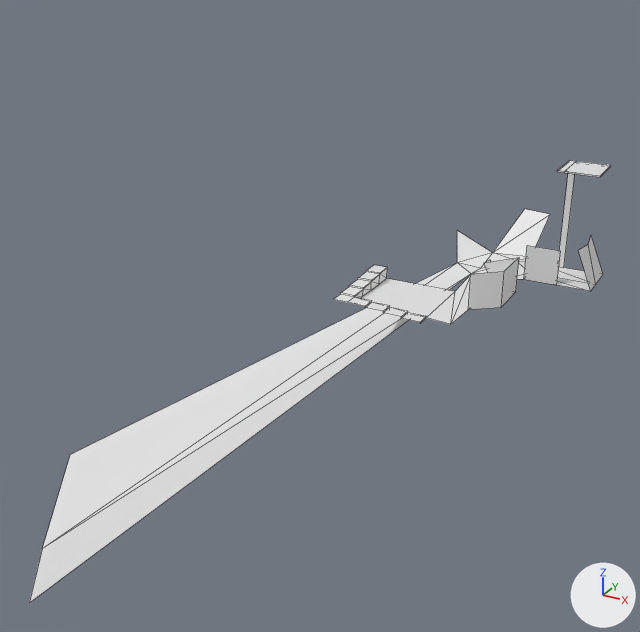
Two versions of the Blender file Zeldo/Content/Meshes/Demo.blend, one commit apart.
Both versions are drawn from a camera (50 mm lens) standing at (37.1, -114.8, 44.5) and looking at (-20.0, -11.0, -7.4). Every picture has the same lights, and +X, +Y and +Z are marked at lower right. Mesh edges are drawn as thin lines.

Before the edit, the objects in view are built like this:
```python
me_plane = bpy.data.meshes.new('Plane')
me_plane.from_pydata(...)  # 95 vertices, 86 faces; spans x -72.7..16.3, y -46.5..11.1, z -50.6..16.0
# before: 2 (0.0, 5.0, 0.8) at pixel (492, 252), 3 (6.0, 4.0, 1.5), 4 (0.0, -4.0, 0.5) at pixel (471, 273), 5 (-3.5, 0.0, 0.2) at pixel (457, 262), 6 (-5.7, 5.0, 3.3) at pixel (457, 230)
# before: 7 (-61.5, -31.7, -50.6) at pixel (42, 548), 9 (-72.7, -12.6, -46.3) at pixel (70, 454), 10 (-48.5, -46.5, -45.2) at pixel (29, 603), 11 (6.5, 10.3, 6.2) at pixel (550, 214), 12 (2.4, 11.1, 6.1) at pixel (524, 208)
ob_plane = bpy.data.objects.new('Plane', me_plane)
ob_plane.location = (0.0, 0.0, 0.0)
```
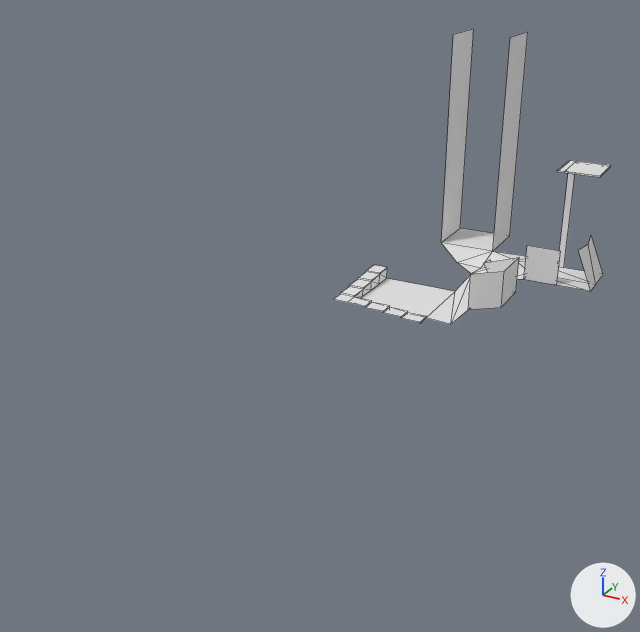
What differs and where, as boxes [x1, y1, x2, y2] in the pictures (640 x 632 px; the box of a moved part takes in the faces that stretch with it):
'Plane', reshaped (52% narrower, 33% shorter): before [29, 161, 611, 603]; after [334, 29, 611, 324]
part 1 of me_plane, moved or reshaped: before [29, 209, 550, 603]; after [441, 29, 528, 265]

The change, as a list of edits to the scene's bpy script:
```text
Change me_plane:
    where me_plane.from_pydata(...)  # 95 vertices, 86 faces; spans x -72.7..16.3, y -46.5..11.1, z -50.6..16.0
    used by ob_plane; location = (0.0, 0.0, 0.0)
    verts and faces of me_plane; kept vertices keep their numbers, new ones are numbered from 95
    me_plane part 1
    add delete_vertices([6, 7, *range(9, 13)])  # with the faces that use them
    add verts[2] = (0.0, 5.0, 1.0)  # moved, pixel (492, 251)
    add verts[95] = (-8.0, 5.0, 1.0)  # pixel (441, 242)
    add verts[96] = (0.0, 5.0, 31.0)  # pixel (510, 37)
    add verts[97] = (-8.0, 5.0, 31.0)  # pixel (453, 34)
    add for new, old in zip([*range(98, 102)], [2, 95, 96, 97]): verts[new] = verts[old] + (0.0, 8.0, 0.0)
    add faces += [(2, 95, 5), (2, 98, 99, 95), (2, 96, 100, 98), (95, 99, 101, 97)]
```
